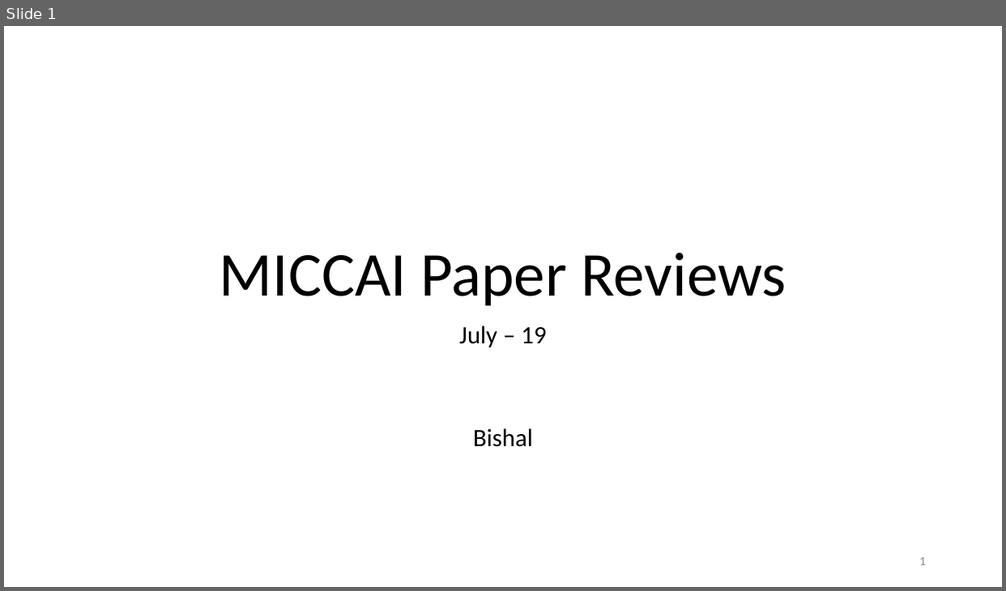
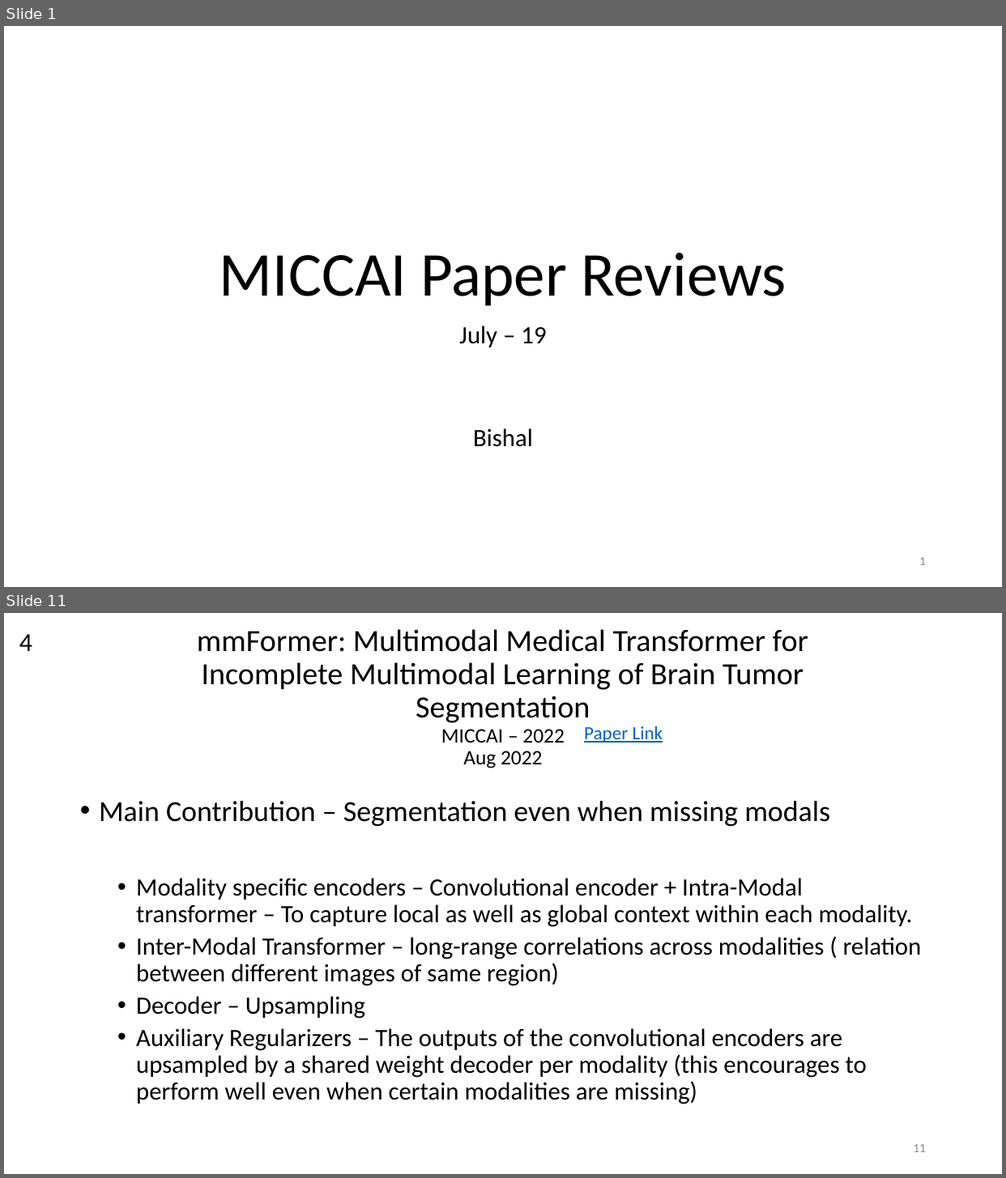
Before and after one commit to bluesaiyancodes/KITReports, a slide deck: Presentations/MICCAI Paper Reviews.pptx. Shown one above the other, each under a label of ours: slide 1 before the commit, slides 1 and 11 after it; the slides between them are not shown. The pictures are 1006x591 and 1006x1178 pixels, drawn with LibreOffice and Linux fonts; fonts in the diff are those of the drawing. Boxes give left, top, right and bottom in pixels: in the first picture for what was removed or moved away, otherwise in the second. Text is boxed around its words. In the diff, an @@ line names an element or a change of style, - is before the commit and + after.

```diff
--- a/Presentations/MICCAI Paper Reviews.pptx
+++ b/Presentations/MICCAI Paper Reviews.pptx
@@ slide 11 added at (x1=4, y1=613, x2=1002, y2=1174), background #FFFFFF @@
@@ text added at (x1=19, y1=634, x2=32, y2=651), 25 pt, text #000000 @@
+4
@@ title added at (x1=197, y1=629, x2=808, y2=769), 29.7 pt, text #000000 @@
+mmFormer: Multimodal Medical Transformer for
+Incomplete Multimodal Learning of Brain Tumor
+Segmentation
+MICCAI – 2022
+Aug 2022
@@ text added at (x1=584, y1=726, x2=663, y2=743), 18 pt, text #0563C1, underline @@
+Paper Link
@@ text added at (x1=99, y1=801, x2=922, y2=1105), 24 pt, text #000000 @@
+• Main Contribution – Segmentation even when missing modals
+  • Modality specific encoders – Convolutional encoder + Intra-Modal transformer – To capture local as well as global context within each modality.
+  • Inter-Modal Transformer – long-range correlations across modalities ( relation between different images of same region)
+  • Decoder – Upsampling
+  • Auxiliary Regularizers – The outputs of the convolutional encoders are upsampled by a shared weight decoder per modality (this encourages to perform well even when certain modalities are missing)
@@ page number added at (x1=913, y1=1144, x2=926, y2=1152), 12 pt, text #8C8C8C @@
+11
```
Also in this commit, not shown: 9 slides changed, 11 other slides added.
